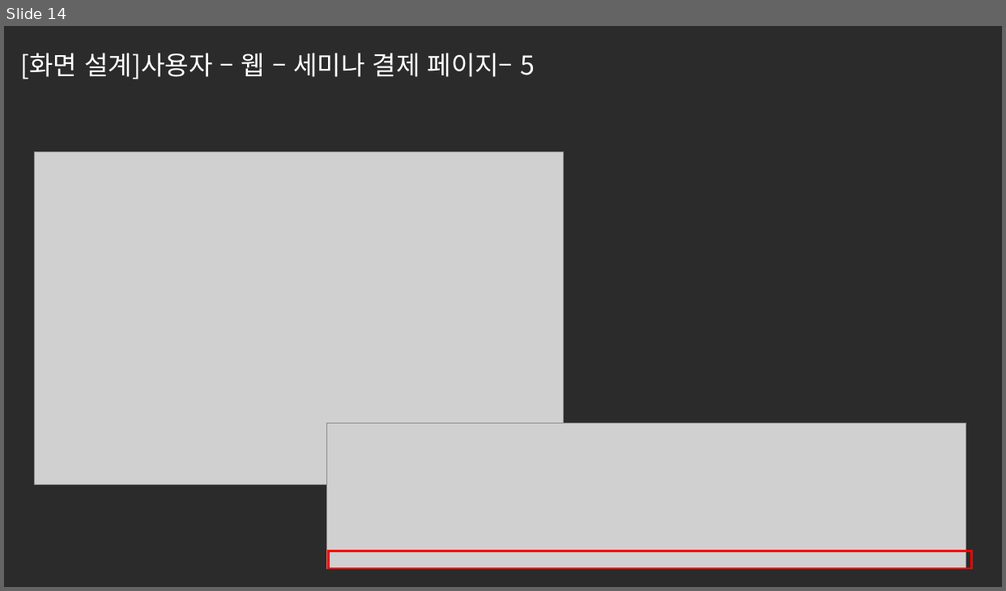
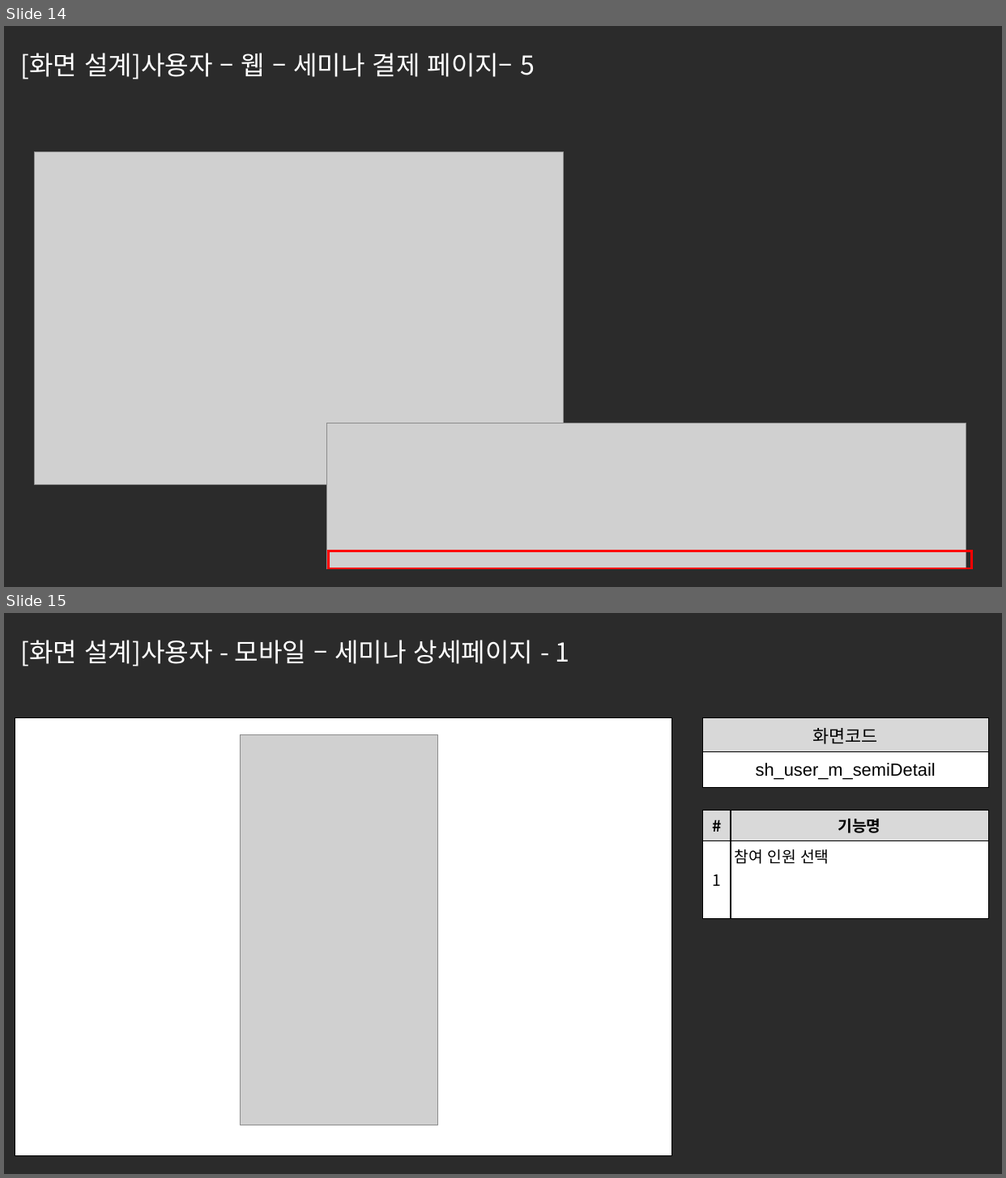
Before and after one commit to ezenteam2/e-Zone, a slide deck: 0 발표용 파워포인트/0501 5차발표/0501 project05 - 파워포인트 - 서희.pptx. Shown one above the other, each under a label of ours: slide 14 before the commit, slides 14 and 15 after it. The pictures are 1006x591 and 1006x1178 pixels, drawn with LibreOffice and Linux fonts; fonts in the diff are those of the drawing; grey boxes stand for pictures; background and template pictures are left out; a plain dark background stands for a picture behind light text. Boxes give left, top, right and bottom in pixels: in the first picture for what was removed or moved away, otherwise in the second. Text is boxed around its words. In the diff, an @@ line names an element or a change of style, - is before the commit and + after.

```diff
--- a/0 발표용 파워포인트/0501 5차발표/0501 project05 - 파워포인트 - 서희.pptx
+++ b/0 발표용 파워포인트/0501 5차발표/0501 project05 - 파워포인트 - 서희.pptx
@@ slide 15 added at [4, 613, 1002, 1174], background picture (left out) @@
@@ text added at [21, 640, 569, 666], 25 pt, text #FFFFFF @@
+[화면 설계]사용자 - 모바일 – 세미나 상세페이지 - 1
@@ table added at [15, 717, 671, 1156], 1 rows, 1 columns @@
+
@@ table added at [702, 717, 988, 787], 2 rows, 1 columns @@
+화면코드
+sh_user_m_semiDetail
@@ picture added at [240, 735, 437, 1125] @@
@@ table added at [702, 810, 987, 918], 2 rows, 2 columns @@
+# | 기능명
+1 | 참여 인원 선택
```
Also in this commit, not shown: 2 other slides added, 11 other files.
